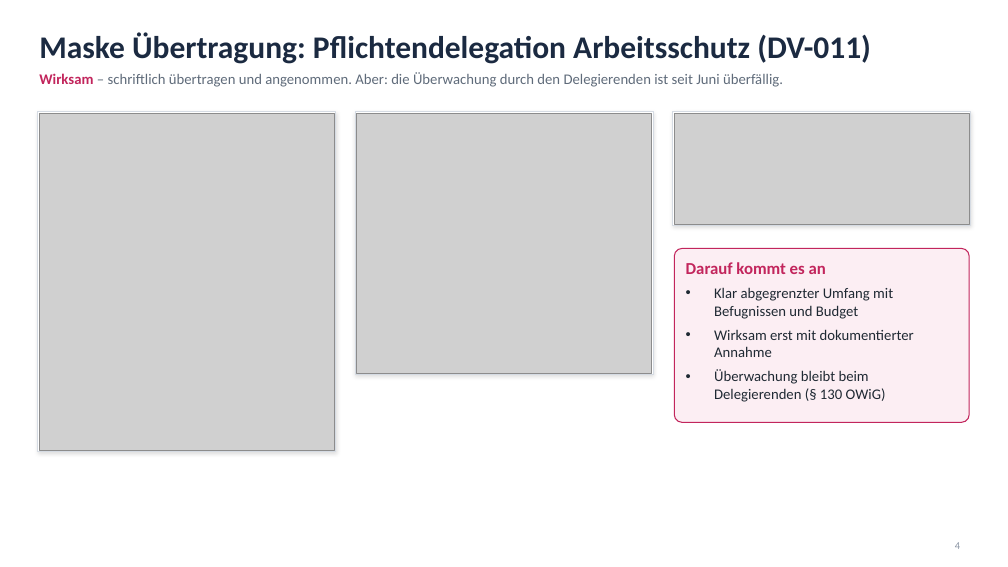
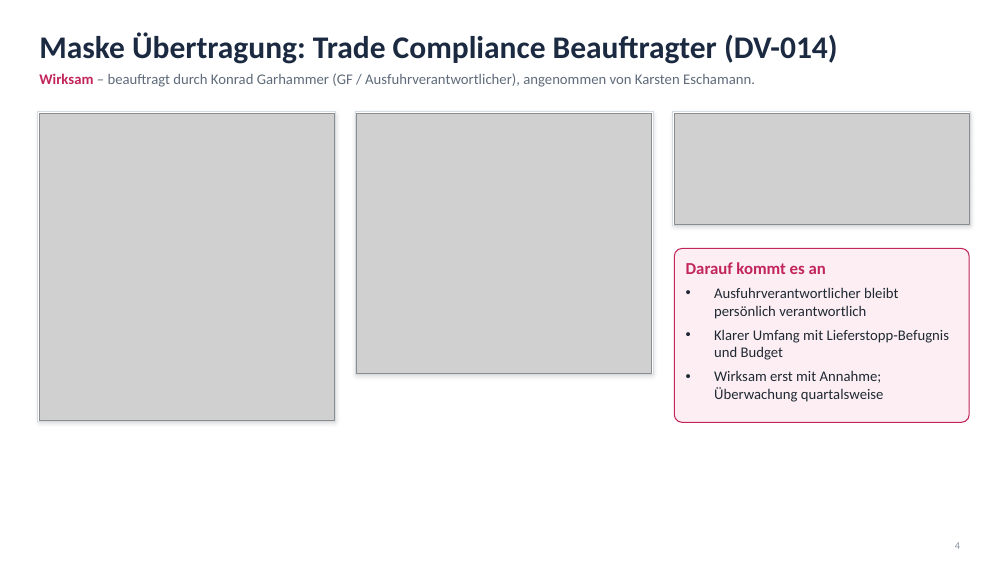
Before and after one commit to anOBdrMRas/GRC2, a slide deck: slide 4 of docs/folien-organisationsmodell.pptx. Drawn at 1008x567 pixels with LibreOffice and Linux fonts; fonts in the diff are those of the drawing; grey boxes stand for pictures. Boxes give left, top, right and bottom in pixels: in the first picture for what was removed or moved away, otherwise in the second. Text is boxed around its words. In the diff, an @@ line names an element or a change of style, - is before the commit and + after.

```diff
--- a/docs/folien-organisationsmodell.pptx
+++ b/docs/folien-organisationsmodell.pptx
@@ title at [39,32,838,64]: text changed @@
-Maske Übertragung: Pflichtendelegation Arbeitsschutz (DV-011)
+Maske Übertragung: Trade Compliance Beauftragter (DV-014)
@@ text at [39,73,755,87]: text changed @@
-Wirksam – schriftlich übertragen und angenommen. Aber: die Überwachung durch den Delegierenden ist seit Juni überfällig.
+Wirksam – beauftragt durch Konrad Garhammer (GF / Ausfuhrverantwortlicher), angenommen von Karsten Eschamann.
@@ rectangle: place and size @@
-rectangle at [38,112,336,451]
+rectangle at [38,112,336,422]
@@ picture: place and size @@
-picture at [39,113,334,450]
+picture at [39,113,334,420]
@@ text at [714,287,949,402]: text changed @@
-• Klar abgegrenzter Umfang mit Befugnissen und Budget
-• Wirksam erst mit dokumentierter Annahme
-• Überwachung bleibt beim Delegierenden (§ 130 OWiG)
+• Ausfuhrverantwortlicher bleibt persönlich verantwortlich
+• Klarer Umfang mit Lieferstopp-Befugnis und Budget
+• Wirksam erst mit Annahme; Überwachung quartalsweise
```
Also in this commit, not shown: 1 other slide changed, 2 slides added, 2 slides removed, 1 other file.
